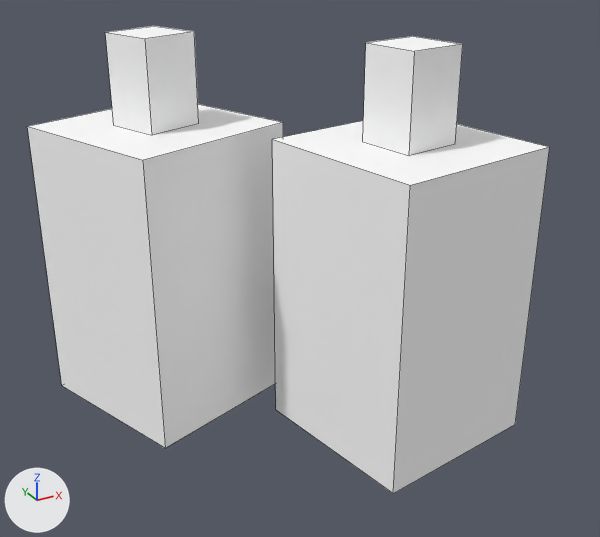
The OBJ model src/main/resources/assets/alconautics/models/block/moonshine_bottle_pair.obj as it was, and as the next commit left it.
One viewpoint serves both versions: a camera (50 mm lens) standing at (-0.252, -1.96, 1.048) and looking at (0.516, -0.565, 0.35). Every picture has the same lights, and +X, +Y and +Z are marked at lower left. The picture after the commit comes second. Mesh edges are drawn as thin lines. Where no turn or scale is listed for an object, it has been applied to the vertices. Vertices at exactly the same position are counted once.

The scene before the commit, as lines of its bpy script (objects in view):
```python
me_moonshine_bottle_pair = bpy.data.meshes.new('moonshine_bottle_pair')
me_moonshine_bottle_pair.from_pydata(...)  # 48 vertices, 34 faces; spans x 0.072..0.905, y -0.905..-0.072, z 0.0..0.813
me_moonshine_bottle_pair.materials.append(mat_tex0)  # its picture is missing
ob_moonshine_bottle_pair = bpy.data.objects.new('moonshine_bottle_pair', me_moonshine_bottle_pair)
ob_moonshine_bottle_pair.location = (0.0, 0.0, 0.0)
```
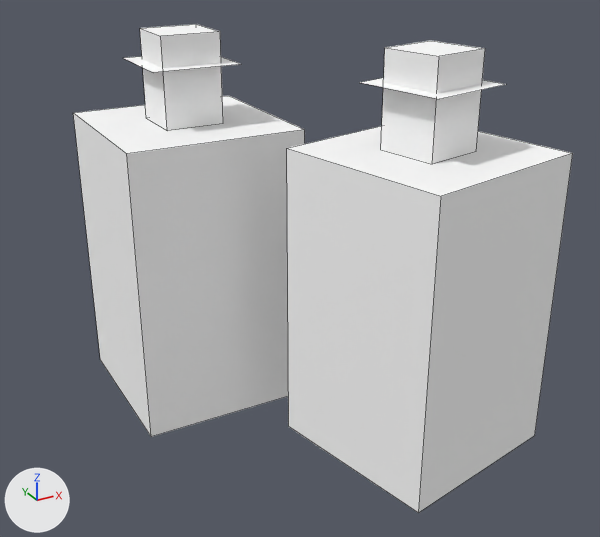
Where the change shows, as pixel boxes (x1, y1, x2, y2) in the pictures (600 x 537 px; the box of a moved part takes in the faces that stretch with it):
'moonshine_bottle_pair', reshaped
    before: (27, 26, 549, 493)
    after: (73, 24, 573, 513)
part 1 of me_moonshine_bottle_pair, moved or reshaped
    before: (27, 104, 283, 448)
    after: (73, 96, 305, 437)
part 2 of me_moonshine_bottle_pair, moved or reshaped
    before: (105, 26, 199, 135)
    after: (140, 24, 223, 131)
part 3 of me_moonshine_bottle_pair, moved or reshaped
    before: (272, 121, 549, 493)
    after: (287, 126, 573, 513)
part 4 of me_moonshine_bottle_pair, moved or reshaped
    before: (363, 36, 463, 155)
    after: (381, 41, 485, 164)
part 5 of me_moonshine_bottle_pair, added
    after: (124, 56, 506, 99)

What changed in the scene script:
```text
Change me_moonshine_bottle_pair:
    used by ob_moonshine_bottle_pair; location = (0.0, 0.0, 0.0)
    verts and faces of me_moonshine_bottle_pair; kept vertices keep their numbers, new ones are numbered from 48
    remove me_moonshine_bottle_pair.from_pydata(...)  # 48 vertices, 34 faces; spans x 0.072..0.905, y -0.905..-0.072, z 0.0..0.813
    add me_moonshine_bottle_pair.from_pydata(...)  # 56 vertices, 36 faces; spans x 0.188..0.911, y -0.974..-0.125, z 0.0..0.813
    me_moonshine_bottle_pair part 1: the loose piece of 8 vertices spanning x 0.072..0.553, y -0.553..-0.072, z 0.0..0.625 is turned -20 degrees about the z axis through its middle, then moved by (0.063, 0.0, 0.0)
    me_moonshine_bottle_pair part 2: the loose piece of 8 vertices spanning x 0.232..0.393, y -0.393..-0.232, z 0.625..0.812 is turned -20 degrees about the z axis through its middle, then moved by (0.063, 0.0, 0.0)
    me_moonshine_bottle_pair part 3: the loose piece of 8 vertices spanning x 0.47..0.905, y -0.905..-0.47, z 0.0..0.625 is turned 2.5 degrees about the z axis through its middle, then moved by (0.0, -0.063, 0.0)
    me_moonshine_bottle_pair part 4: the loose piece of 8 vertices spanning x 0.615..0.76, y -0.76..-0.615, z 0.625..0.813 is turned 2.5 degrees about the z axis through its middle, then moved by (0.0, -0.062, 0.0)
    me_moonshine_bottle_pair part 5
    add verts[48] = (0.469, -0.219, 0.75)
    add verts[49] = (0.281, -0.219, 0.75)  # pixel (122, 58)
    add verts[50] = (0.469, -0.406, 0.75)  # pixel (241, 64)
    add verts[51] = (0.281, -0.406, 0.75)  # pixel (153, 72)
    add verts[52] = (0.759, -0.638, 0.75)
    add verts[53] = (0.576, -0.679, 0.75)  # pixel (359, 82)
    add verts[54] = (0.799, -0.821, 0.75)  # pixel (506, 84)
    add verts[55] = (0.616, -0.862, 0.75)  # pixel (439, 99)
    add faces += [(48, 49, 51, 50), (52, 53, 55, 54)]
    other edits to the shape of me_moonshine_bottle_pair do not show in these pictures
```
